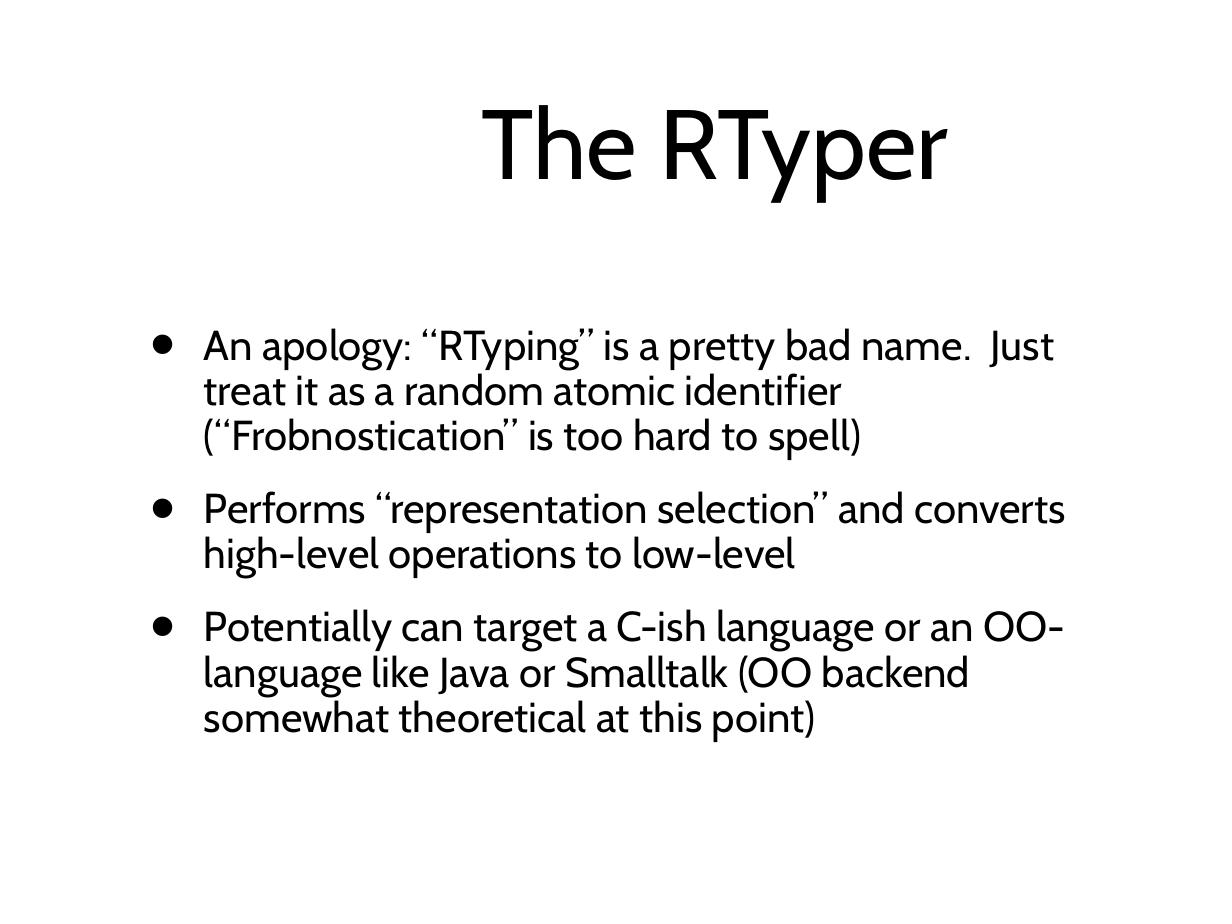
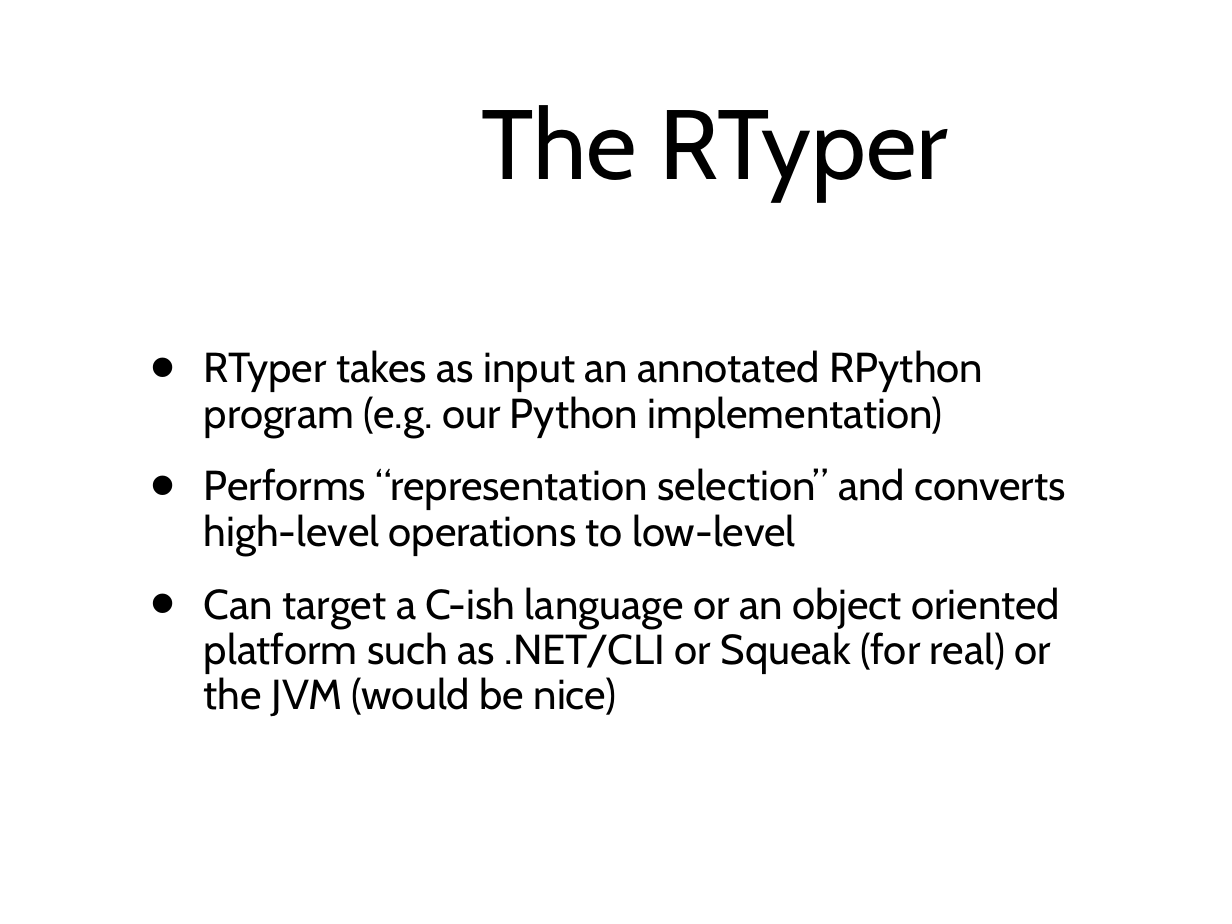
Before and after one commit to wdv4758h/pypy-extradoc, a slide deck: slide 28 of talk/sprint-introduction.ppt (slide 22 before the commit). Drawn at 1232x924 pixels with LibreOffice and Linux fonts; fonts in the diff are those of the drawing; background and template pictures are left out. Boxes give left, top, right and bottom in pixels: in the first picture for what was removed or moved away, otherwise in the second. Text is boxed around its words. In the diff, an @@ line names an element or a change of style, - is before the commit and + after.

```diff
--- a/talk/sprint-introduction.ppt
+++ b/talk/sprint-introduction.ppt
@@ text at <box>204,350,983,438</box>: text changed @@
-• An apology: “RTyping” is a pretty bad name. Just treat it as a random atomic identifier (“Frobnostication” is too hard to spell)
+• RTyper takes as input an annotated RPython program (e.g. our Python implementation)
@@ text at <box>204,587,1060,716</box>: text changed @@
-• Potentially can target a C-ish language or an OO-language like Java or Smalltalk (OO backend somewhat theoretical at this point)
+• Can target a C-ish language or an object oriented platform such as .NET/CLI or Squeak (for real) or the JVM (would be nice)
```
Also in this commit, not shown: 10 other slides changed, 10 slides added, 1 slide removed, 28 other files.
